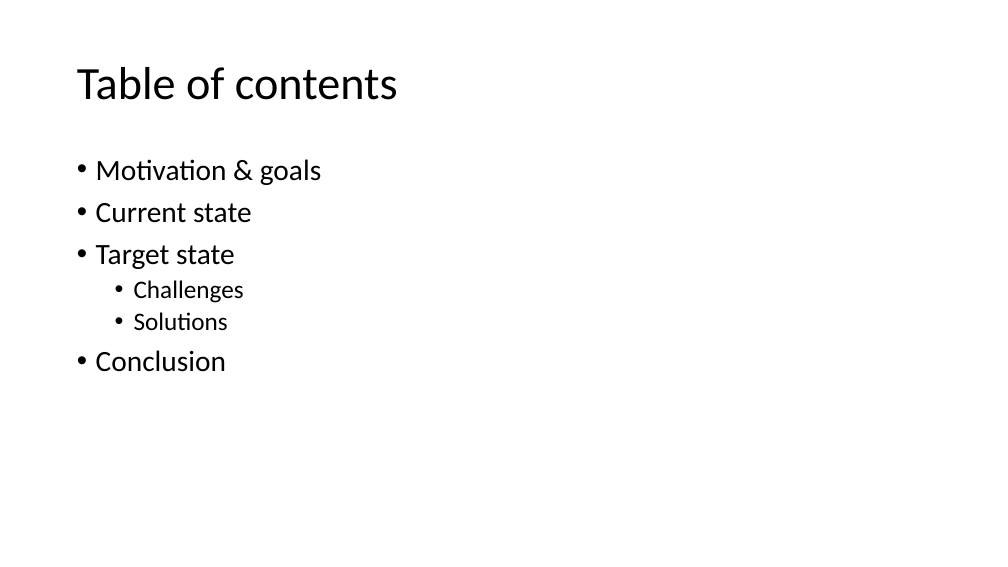
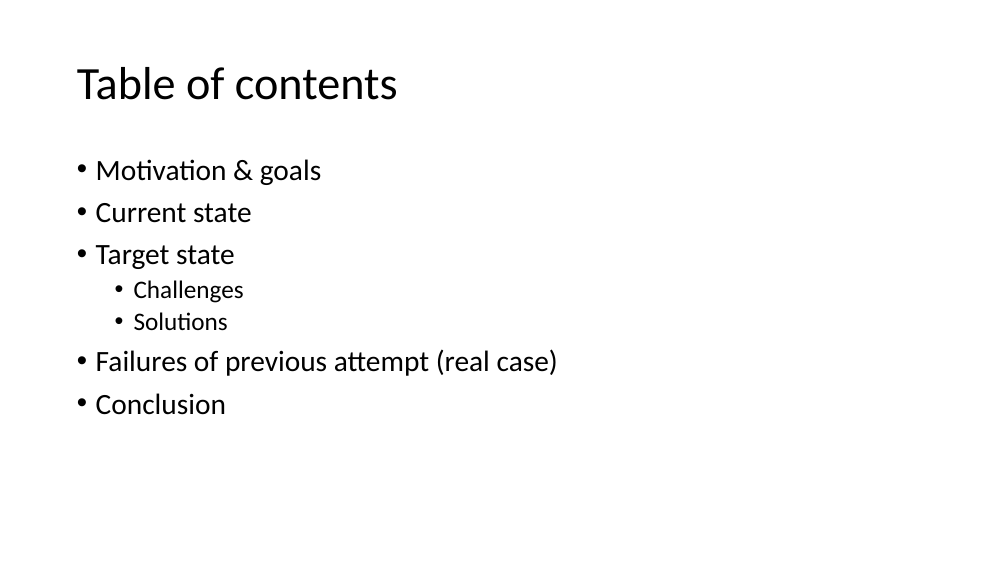
Before and after one commit to AndreasNeuhierl/InnoMgmt, a slide deck: slide 2 of desandere.pptx. Drawn at 1008x567 pixels with LibreOffice and Linux fonts; fonts in the diff are those of the drawing. Boxes give left, top, right and bottom in pixels: in the first picture for what was removed or moved away, otherwise in the second. Text is boxed around its words. In the diff, an @@ line names an element or a change of style, - is before the commit and + after.

```diff
--- a/desandere.pptx
+++ b/desandere.pptx
@@ text at (x1=96, y1=349, x2=558, y2=376): paragraph added @@
+• Failures of previous attempt (real case)
```
Also in this commit, not shown: 1 other slide changed.
